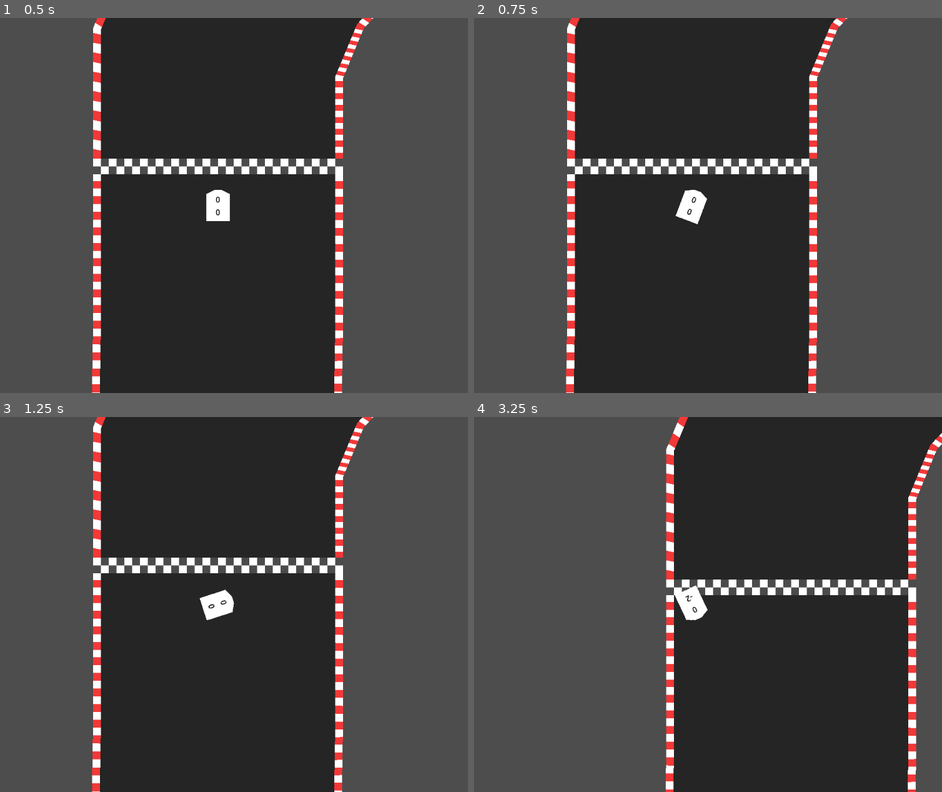
Above: before the commit, frames 1-4 (two rows, left to right).
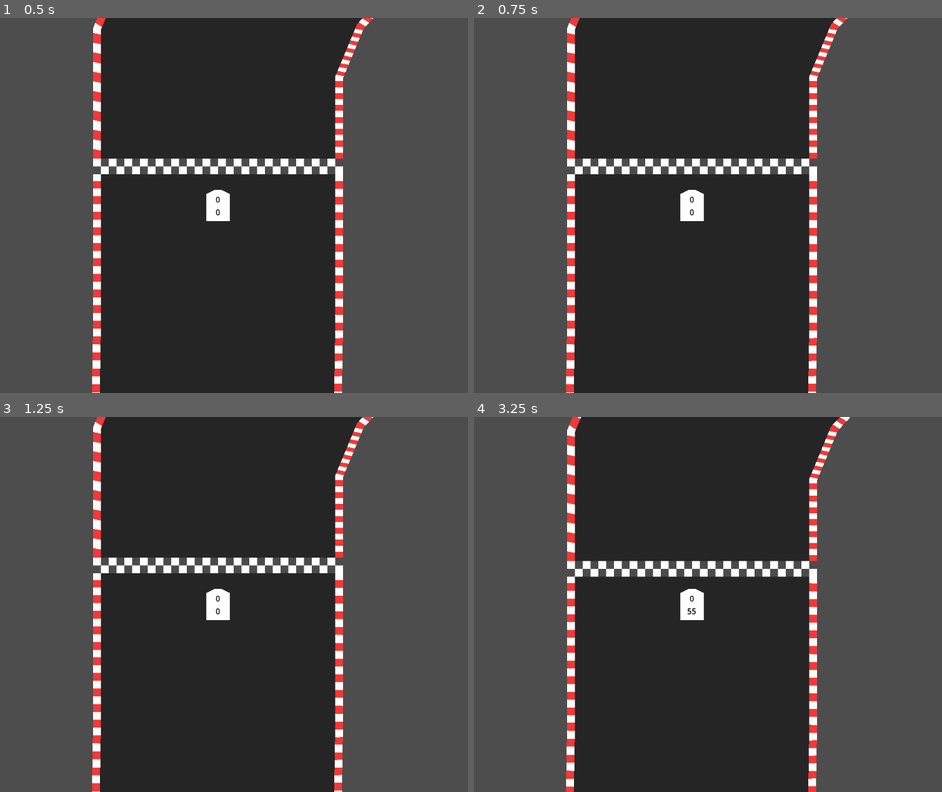
Above: after the commit, the same moments.

Repository: Tab-e-n/web-racing-game
Game: Godot game, scene res://gameplay.tscn
Two runs of this game, one before a commit and one after it. Both use one fixed random seed, a clock stepped at 60 frames per second and the inputs below.
Inputs:
- Up to frame 1 (0.5 s): no input
- Up to frame 2 (0.75 s): tap Enter at 0.5 s; hold Right (right) from 0.53 s (still down); hold Shift (shift, bound only after the commit) from 0.53 s (still down)
- Up to frame 3 (1.25 s): keep holding Right (right); keep holding Shift (shift, bound only after the commit)
- Up to frame 4 (3.25 s): release Right (right) at 1.28 s; release Shift (shift, bound only after the commit) at 1.28 s; hold Down (down) 1.28-2.03 s; tap Shift (shift, bound only after the commit) at 1.35, 2.85 s; hold Right (right) 2.03-2.78 s; hold Shift (shift, bound only after the commit) 2.03-2.78 s; hold Up (up) from 2.78 s (still down)

Frame 1 is identical in both runs. In frame 2, 0.1% of the frame differs, in the area x 42-50%, y 45-55%; in frame 3, 0.2%; in frame 4, 48%, in the area x 19-100%, y 0-100%.

Commit message:
Random bs go

Diff:
--- a/Scripts/Netcode.gd
+++ b/Scripts/Netcode.gd
@@ -13,7 +13,8 @@
 
 # This will contain player info for every player,
 # with the keys being each player's unique IDs.
-var players = {}
+var players = {
+}
 # This is the local player info. This should be modified locally
 # before the connection is made. It will be passed to every other peer.
 # For example, the value of "name" can be set to something the player
@@ -21,6 +22,7 @@
 var player_info = {
 	"name": "Name",
 	"palette" : 0,
+	"time" : -1,
 }
 var players_loaded = 0
 var is_a_player : bool = true
@@ -37,6 +39,8 @@
 	multiplayer.connected_to_server.connect(_on_connected_ok)
 	multiplayer.connection_failed.connect(_on_connected_fail)
 	multiplayer.server_disconnected.connect(_on_server_disconnected)
+
+	(get_tree().current_scene as Gameplay).race_finished.connect(_on_race_finished)
 
 
 func _physics_process(_delta):
@@ -96,20 +100,37 @@
 
 
 # INCOMPLETE
-@rpc("authority", "call_local", "reliable")
+@rpc("authority", "call_remote", "reliable")
 func send_game_info(game_info : Dictionary):
 	current_track_name = game_info["track_name"]
+
+
+@rpc("authority", "call_local", "reliable")
+func start_countdown():
+	(get_tree().current_scene as Gameplay).start_race()
+
+
+@rpc("any_peer", "call_remote", "reliable")
+func send_time(time : float):
+	var peer_id = multiplayer.get_remote_sender_id()
+	if players.has(peer_id):
+		players[peer_id]["time"] = time
+
+
+func _on_race_finished(race_timer):
+	send_time.rpc(race_timer)
 
 
 # Tabin function todo list
 #func vote_map
 #func changing_map
-#func send_time
-#func start_countdown
-#func player_finished_race
 #func race_time_ran_out
 #func become_spectator
 #func become_player
+
+
+func kick(id):
+	multiplayer.multiplayer_peer.disconnect_peer(id)
 
 
 # When a peer connects, send them my player info.
--- a/Scripts/camera.gd
+++ b/Scripts/camera.gd
@@ -2,5 +2,18 @@
 
 
 func _physics_process(_delta):
-	var target = get_parent().get_node("Racecar")
-	position = (target as Node2D).position
+	if Net.is_a_spectator:
+		var speed_up = 1
+		if Input.is_action_pressed("shift"):
+			speed_up = 2.5
+		if Input.is_action_pressed("left"):
+			position.x -= 10 * speed_up
+		if Input.is_action_pressed("right"):
+			position.x += 10 * speed_up
+		if Input.is_action_pressed("up"):
+			position.y -= 10 * speed_up
+		if Input.is_action_pressed("down"):
+			position.y += 10 * speed_up
+	else:
+		var target = get_parent().get_node("Racecar")
+		position = (target as Node2D).position
--- a/Scripts/finish_line.gd
+++ b/Scripts/finish_line.gd
@@ -2,17 +2,18 @@
 extends Area2D
 
 
+@export var lap_count : int = 3
 @export var width : int = 512
 var current_checkpoint : int = 0
 var last_check_point : int = 0
 
 
 func _ready():
+	(get_tree().current_scene as Gameplay).set("lap_count", lap_count)
 	$finish.region_rect.size = Vector2(width, 32)
 
 
 func _on_body_entered(_body):
 	if current_checkpoint == last_check_point:
-		if get_tree().current_scene.has_method("player_did_a_lap"):
-			get_tree().current_scene.player_did_a_lap()
+		(get_tree().current_scene as Gameplay).player_did_a_lap()
 		current_checkpoint = 0
--- a/Scripts/gameplay.gd
+++ b/Scripts/gameplay.gd
@@ -1,4 +1,29 @@
+class_name Gameplay
 extends Node2D
+
+
+signal lap_finished(lap)
+signal race_started()
+signal race_finished(final_time)
+
+
+var countdown_has_started : bool = true
+var countdown : float = 3
+var timer_has_started : bool = false
+var race_timer : float = 0
+
+var lap_count : int = 3
+var current_lap : int = 0
+
+
+func _physics_process(delta):
+	if countdown_has_started and countdown > 0:
+		countdown -= delta
+		if countdown <= 0:
+			timer_has_started = true
+			race_started.emit()
+	if timer_has_started:
+		race_timer += delta
 
 
 func get_car_data():
@@ -11,5 +36,14 @@
 	return data
 
 
+func start_race():
+	countdown_has_started = true
+
+
 func player_did_a_lap():
 	print("You did a lap :D")
+	current_lap += 1
+	if current_lap != lap_count:
+		lap_finished.emit(current_lap)
+	else:
+		race_finished.emit(race_timer)
--- a/Scripts/opponent_visualizer.gd
+++ b/Scripts/opponent_visualizer.gd
@@ -19,8 +19,22 @@
 			var new_op : Sprite2D = Sprite2D.new()
 			new_op.texture = preload("res://Textures/placeholder_car.png")
 			new_op.name = String.num(i)
-			new_op.modulate = Color.DARK_GRAY
+			new_op.self_modulate = Color.DARK_GRAY
 			add_child(new_op)
+
+			var op_name : Label = Label.new()
+			op_name.name = "name"
+			op_name.text = Net.players[i]["name"]
+
+			var stylebox : StyleBoxFlat = StyleBoxFlat.new()
+			stylebox.bg_color = Color(0, 0, 0, 0.3)
+			op_name.add_theme_stylebox_override("normal", stylebox)
+#
+#			op_name.pivot_offset = op_name.size / 2
+#			op_name.position = -op_name.size / 2
+			op_name.set_anchors_preset(Control.PRESET_TOP_LEFT)
+
+			new_op.add_child(op_name)
 
 
 func animate_opponents():
@@ -33,9 +47,11 @@
 			continue
 
 		var car_data = Net.players[int(String(op.name))]["car_data"]
-		op.rotation =  car_data["rotation"]
-		op.position =  car_data["position"]
+		op.rotation = car_data["rotation"]
+		op.position = car_data["position"]
 		if car_data["sliding"]:
-			op.self_modulate = Color(0.5, 0.5, 0.5)
+			op.self_modulate = Color.DARK_GRAY * Color(0.5, 0.5, 0.5)
 		else:
-			op.self_modulate = Color(1, 1, 1)
+			op.self_modulate = Color.DARK_GRAY
+
+		op.get_node("name").rotation = -op.rotation
--- a/Scripts/racecar.gd
+++ b/Scripts/racecar.gd
@@ -1,3 +1,4 @@
+class_name Racecar
 extends CharacterBody2D
 
 
@@ -25,6 +26,7 @@
 
 var state_sliding : bool = false
 var forced_accel : bool = false
+var forced_brake : bool = false
 var extra_friction : float = 0
 var extra_drag : float = 0
 
@@ -35,7 +37,31 @@
 
 
 func _ready():
+	(get_parent() as Gameplay).race_finished.connect(_on_race_finished)
+	(get_parent() as Gameplay).race_started.connect(_on_race_started)
+	if not get_parent() is Gameplay:
+		_on_race_started()
 	motion_mode = MOTION_MODE_FLOATING
+
+
+func reset():
+	is_taking_inputs = false
+
+	curr_speed = 0
+	friction_reduction = 0
+	gear = 0
+	switching_gears_timer = 0
+
+	state_sliding = false
+	forced_accel = false
+	forced_brake = false
+	extra_friction = 0
+	extra_drag = 0
+
+	on_asphalt = false
+	on_bunker = false
+
+	oil_covered = false
 
 
 func _physics_process(_delta):
@@ -134,7 +160,7 @@
 			if friction_reduction < FRICTION:
 				friction_reduction += 1
 
-		if Input.is_action_pressed("down") and is_taking_inputs:
+		if (Input.is_action_pressed("down") and is_taking_inputs) or (forced_brake and curr_speed > 10):
 			curr_speed = normal_change_speed(curr_speed, TOP_SPEED_BACK, -DECCELERATION)
 			if friction_reduction < FRICTION:
 				friction_reduction += 1
@@ -176,7 +202,7 @@
 			velocity.x += sin(rotation) * ACCELERATION
 			velocity.y -= cos(rotation) * ACCELERATION
 
-		if Input.is_action_pressed("down") and is_taking_inputs and pyth > 10:
+		if ((Input.is_action_pressed("down") and is_taking_inputs) or forced_brake) and pyth > 10:
 			velocity.x -= velocity_sin * DECCELERATION
 			velocity.y -= velocity_cos * DECCELERATION
 
@@ -193,7 +219,7 @@
 			$sliding_rot_cos.global_rotation = incos(velocity_cos, velocity.x)
 
 		if not DEBUG_NO_EXIT_SLIDING:
-			if rotation_distance(incos(velocity_cos, velocity.x), rotation) < 0.1 and !Input.is_action_pressed("down"):
+			if rotation_distance(incos(velocity_cos, velocity.x), rotation) < 0.1 and !(Input.is_action_pressed("down") or forced_brake):
 				state_sliding = false
 
 	if not DEBUG_NO_EXIT_SLIDING:
@@ -296,3 +322,12 @@
 
 func pythagoras(a, b):
 	return sqrt(a * a + b * b)
+
+
+func _on_race_started():
+	is_taking_inputs = true
+
+
+func _on_race_finished(_race_timer):
+	is_taking_inputs = false
+	forced_brake = true
--- a/Scripts/start_position.gd
+++ b/Scripts/start_position.gd
@@ -7,4 +7,5 @@
 		var car = game.get_node("Racecar")
 		car.position = position
 		car.rotation = rotation
+		(car as Racecar).reset()
 	queue_free()
--- a/project.godot
+++ b/project.godot
@@ -60,6 +60,11 @@
 "events": [Object(InputEventKey,"resource_local_to_scene":false,"resource_name":"","device":-1,"window_id":0,"alt_press …(182 unchanged characters)…
 ]
 }
+shift={
+"deadzone": 0.5,
+"events": [Object(InputEventKey,"resource_local_to_scene":false,"resource_name":"","device":-1,"window_id":0,"alt_pressed":false,"shift_pressed":false,"ctrl_pressed":false,"meta_pressed":false,"pressed":false,"keycode":0,"physical_keycode":4194325,"key_label":0,"unicode":0,"echo":false,"script":null)
+]
+}
 
 [rendering]
 
